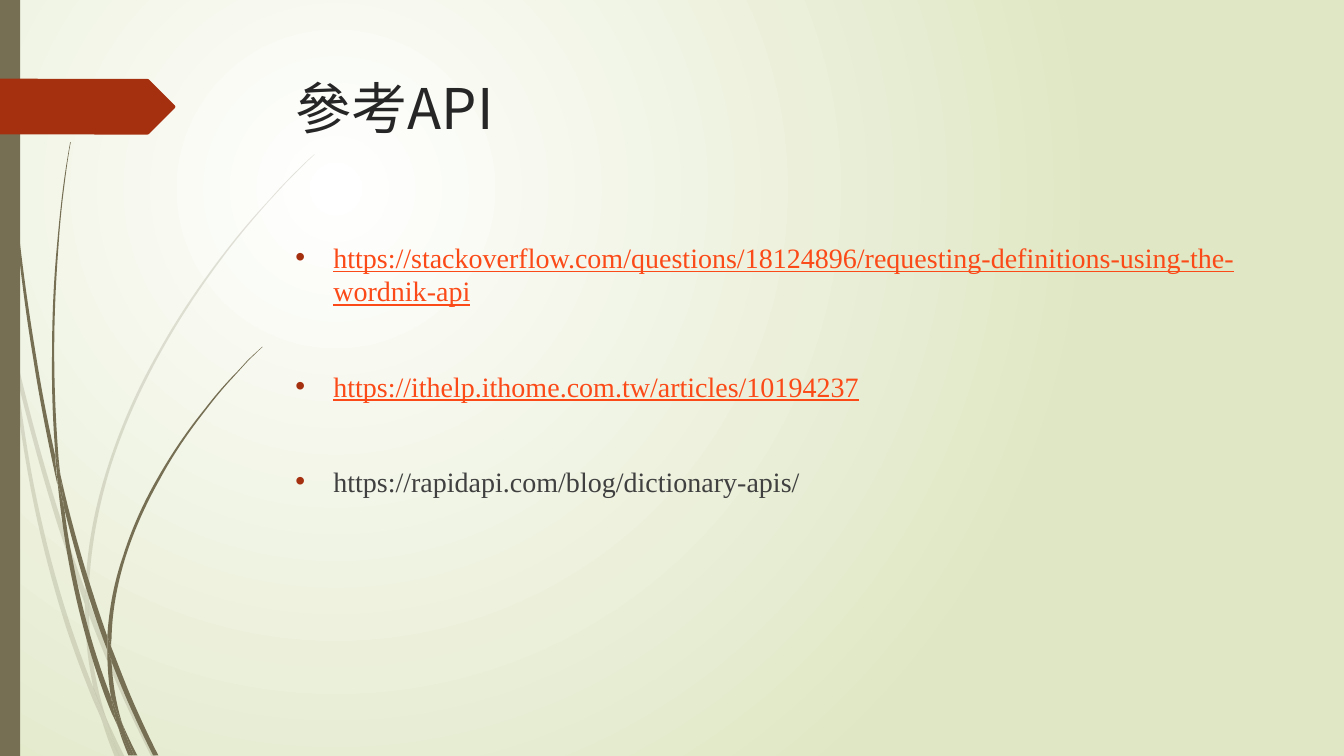
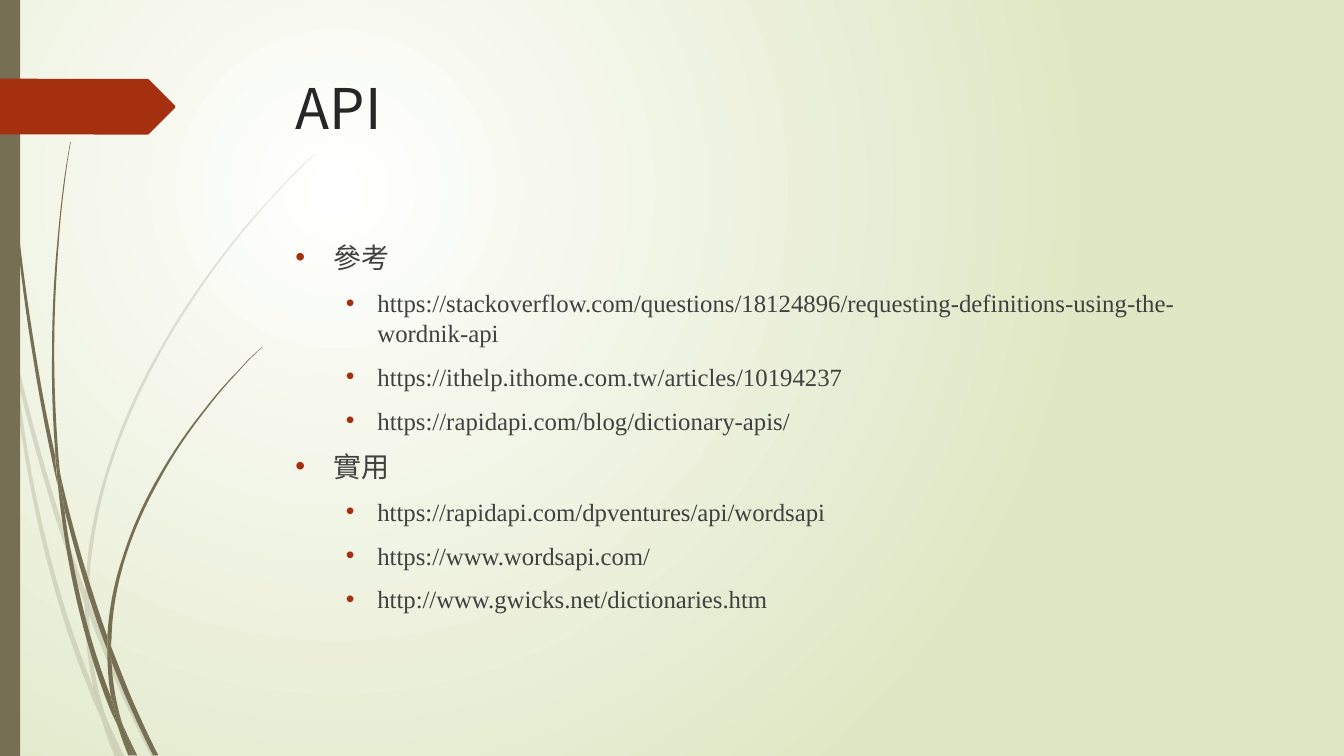
Before and after one commit to TzerNanLinStudio/English_Vocabulary_Dictation_Test, a slide deck: slide 1 of Other/Document/DevelopmentNote.pptx. Drawn at 1344x756 pixels with LibreOffice and Linux fonts; fonts in the diff are those of the drawing. Boxes give left, top, right and bottom in pixels: in the first picture for what was removed or moved away, otherwise in the second. Text is boxed around its words. In the diff, an @@ line names an element or a change of style, - is before the commit and + after.

```diff
--- a/Other/Document/DevelopmentNote.pptx
+++ b/Other/Document/DevelopmentNote.pptx
@@ title at (x1=296, y1=88, x2=382, y2=129): text changed @@
-參考API
+API
@@ text at (x1=333, y1=244, x2=389, y2=270): paragraph added @@
+• 參考
@@ text at (x1=377, y1=294, x2=1173, y2=435): size 20 to 17.8 pt in "https://stackoverflow.com/questions/18124896/requesting-defi ...", "https://ithelp.ithome.com.tw/articles/10194237", "https://rapidapi.com/blog/dictionary-apis/"; text colour #FB4A18 to #404040, underline off in "https://stackoverflow.com/questions/18124896/requesting-defi ...", "https://ithelp.ithome.com.tw/articles/10194237"; list level 1 to 2 in "https://stackoverflow.com/questions/18124896/requesting-defi ..."; list level 1 to 2 in "https://ithelp.ithome.com.tw/articles/10194237"; list level 1 to 2 in "https://rapidapi.com/blog/dictionary-apis/" @@
@@ text at (x1=333, y1=453, x2=825, y2=614): paragraphs added @@
+• 實用
+  • https://rapidapi.com/dpventures/api/wordsapi
+  • https://www.wordsapi.com/
+  • http://www.gwicks.net/dictionaries.htm
```
Also in this commit, not shown: 1 other slide changed, 1 slide added, 2 slides removed, 1 other file.
